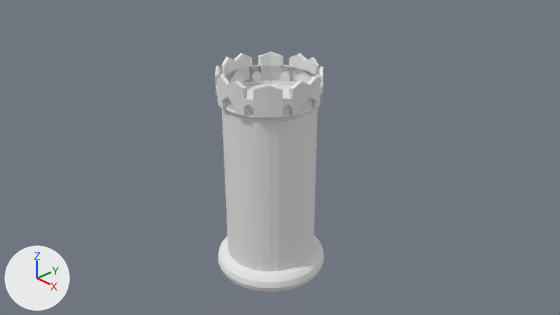
The Blender file Assets/Models/src/tower-piedra.blend: old version first, new version second.
Before and after are seen from the file's camera 'Camera'. Arrows for +X, +Y and +Z are at lower left; the lights stay in place.

In view in the first picture: 'Cilindro.001'.
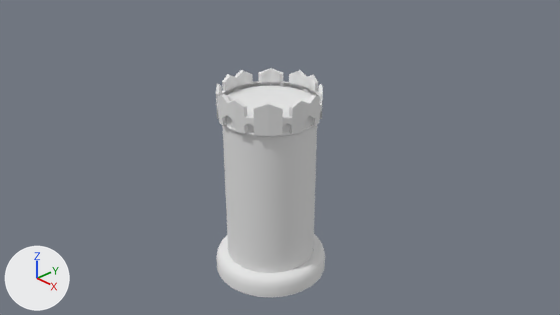
Pixel boxes (x1, y1, x2, y2) of what changed, in the pictures (560 x 315 px):
'Cilindro.001', reshaped, moved, turned, rescaled
    before: (215, 51, 324, 292)
    after: (216, 68, 325, 297)
part 1 of me_cilindro_001, added
    after: (216, 68, 271, 137)
part 2 of me_cilindro_001, added
    after: (268, 68, 323, 137)
part 3 of me_cilindro_001, added
    after: (216, 234, 325, 297)
part 4 of me_cilindro_001, added
    after: (223, 86, 317, 273)
part 5 of me_cilindro_001, added
    after: (227, 86, 312, 117)
part 6 of me_cilindro_001, deleted
    before: (215, 51, 324, 292)

Patch to the scene script:
```diff
--- a/Assets/Models/src/tower-piedra.blend.py
+++ b/Assets/Models/src/tower-piedra.blend.py
@@ me_cilindro_001 @@
 # used by ob_cilindro_001; location = (0.0, -0.01, 2.68); scale = (1.29, 1.29, 1.29)
-me_cilindro_001.from_pydata(...)  # 1748 vertices, 1446 faces, 128 loose edges; spans x -1.25..1.25, y -1.24..1.26, z -2.1..2.76
+me_cilindro_001.from_pydata(...)  # 1729 vertices, 1465 faces; spans x -1.64..1.65, y -0.01..5.85, z -1.65..1.64
+# me_cilindro_001 part 1: a new loose piece of 628 vertices spanning x -1.45..1.01, y 4.79..5.74, z -0.98..1.45, in mat_materialtorre_002 (white #e7e7e7)
+# me_cilindro_001 part 2: a new loose piece of 628 vertices spanning x -1.01..1.45, y 4.79..5.74, z -1.45..0.97, in mat_materialtorre_002 (white #e7e7e7)
+# me_cilindro_001 part 3: a new loose piece of 240 vertices spanning x -1.64..1.65, y -0.01..0.58, z -1.65..1.64, in mat_materialtorre_002 (white #e7e7e7)
+# me_cilindro_001 part 4: a new loose piece of 96 vertices spanning x -1.29..1.29, y 0.55..5.23, z -1.29..1.29, in mat_materialtorre_002 (white #e7e7e7)
+# me_cilindro_001 part 5: a new loose piece of 32 vertices spanning x -1.29..1.29, y 5.23, z -1.28..1.3, in mat_materialtorre_002 (white #e7e7e7)
+# me_cilindro_001 part 6: 6 loose pieces with 1472 vertices, spanning x -1.25..1.25, y -1.24..1.26, z -2.1..2.76, are deleted
+# me_cilindro_001 part 7: 104 vertices added at x -1.32..1.32, y 5.24..5.31, z -1.32..1.32
+# me_cilindro_001 part 8: 1 vertex added at x 0.18, y 5.85, z -0.35
 me_cilindro_001.materials.append(mat_materialtorre_002)
@@ ob_cilindro_001 @@
 ob_cilindro_001 = bpy.data.objects.new('Cilindro.001', me_cilindro_001)
-ob_cilindro_001.location = (0.0, -0.01, 2.68)
-ob_cilindro_001.scale = (1.29, 1.29, 1.29)
+ob_cilindro_001.location = (0.0, 0.0, 0.0)
+ob_cilindro_001.rotation_euler = (1.571, 0.0, 0.0)  # degrees (90, 0, 0)
```
